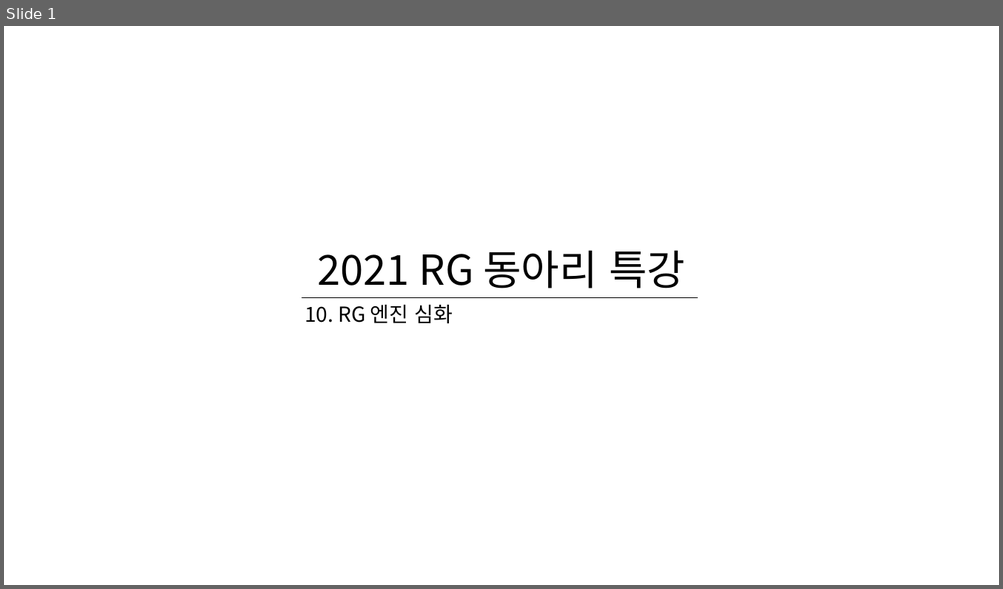
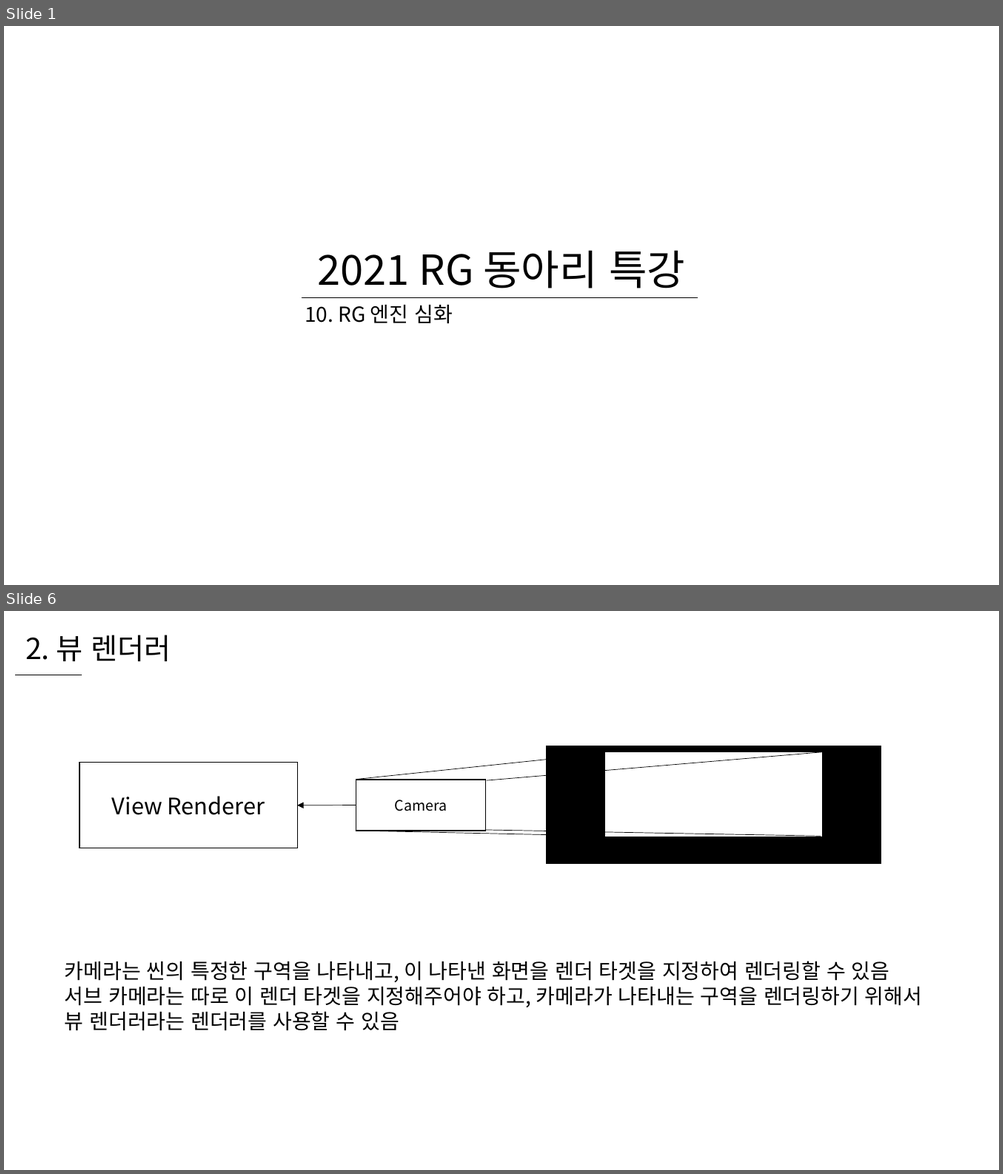
Before and after one commit to WooLyung/2021-RG-Lecture, a slide deck: 수업 자료/10 - RG 엔진 심화.pptx. Shown one above the other, each under a label of ours: slide 1 before the commit, slides 1 and 6 after it; the slides between them are not shown. The pictures are 1003x589 and 1003x1174 pixels, drawn with LibreOffice and Linux fonts; fonts in the diff are those of the drawing. Boxes give left, top, right and bottom in pixels: in the first picture for what was removed or moved away, otherwise in the second. Text is boxed around its words. In the diff, an @@ line names an element or a change of style, - is before the commit and + after.

```diff
--- a/수업 자료/10 - RG 엔진 심화.pptx
+++ b/수업 자료/10 - RG 엔진 심화.pptx
@@ slide 6 added at (4,611,999,1170), background #FFFFFF @@
@@ text added at (25,635,170,661), 28 pt, text #000000 @@
+2. 뷰 렌더러
@@ line added from (14, 675) to (82, 675), #000000 0.5 pt @@
@@ rectangle added at (79,763,297,849), fill #FFFFFF, outline #000000 1 pt, 22 pt, text #000000 @@
+View Renderer
@@ line added from (358, 780) to (606, 754), #000000 0.5 pt @@
@@ line added from (486, 780) to (823, 752), #000000 0.5 pt @@
@@ rectangle added at (546,747,880,864), fill #000000, outline #000000 1 pt @@
@@ rectangle added at (605,752,822,838), fill #FFFFFF, outline #000000 1 pt @@
@@ rectangle added at (356,780,486,830), fill #FFFFFF, outline #000000 1 pt, 14 pt, text #000000 @@
+Camera
@@ arrow added from (356, 805) to (297, 806), #000000 0.5 pt @@
@@ line added from (356, 831) to (605, 836), #000000 0.5 pt @@
@@ line added from (485, 830) to (821, 836), #000000 0.5 pt @@
@@ text added at (65,961,922,1031), 20 pt, text #000000 @@
+카메라는 씬의 특정한 구역을 나타내고, 이 나타낸 화면을 렌더 타겟을 지정하여 렌더링할 수 있음
+서브 카메라는 따로 이 렌더 타겟을 지정해주어야 하고, 카메라가 나타내는 구역을 렌더링하기 위해서
+뷰 렌더러라는 렌더러를 사용할 수 있음
```
Also in this commit, not shown: 3 slides changed, 12 other slides added.
